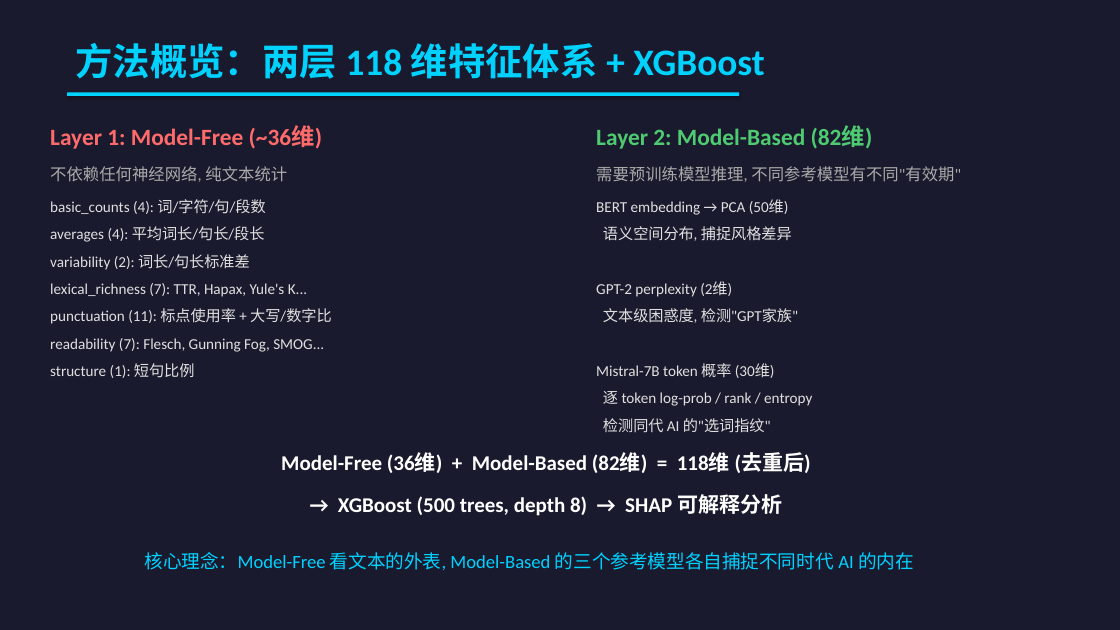
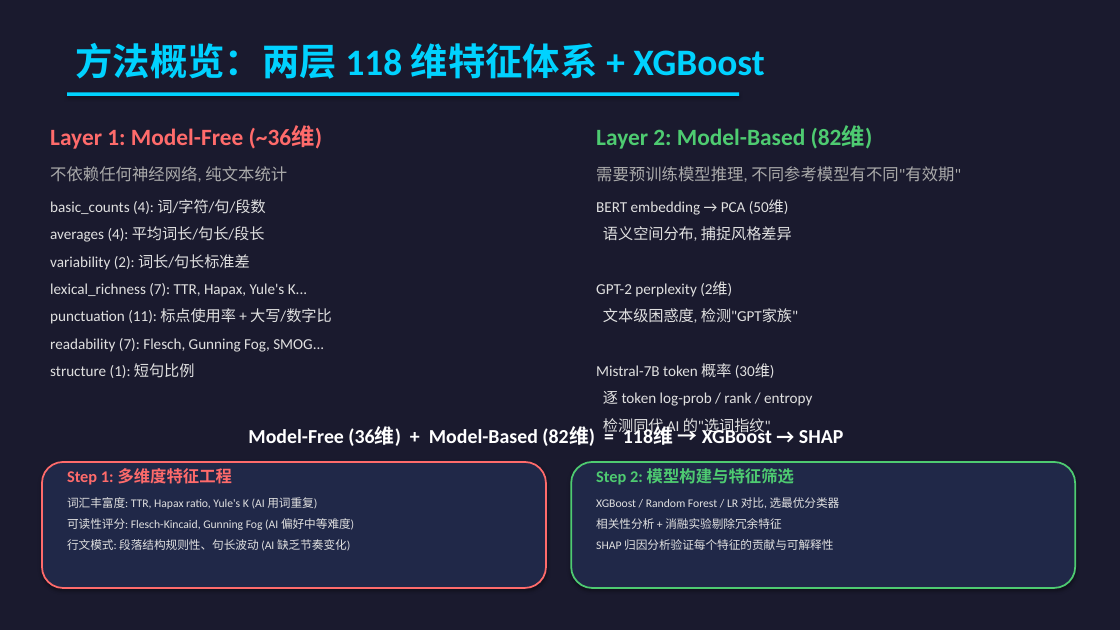
Before and after one commit to HaibinLai/HC3, a slide deck: slide 4 of reports/AIGC_Detection_Presentation.pptx. Drawn at 1120x630 pixels with LibreOffice and Linux fonts; fonts in the diff are those of the drawing. Boxes give left, top, right and bottom in pixels: in the first picture for what was removed or moved away, otherwise in the second. Text is boxed around its words. In the diff, an @@ line names an element or a change of style, - is before the commit and + after.

```diff
--- a/reports/AIGC_Detection_Presentation.pptx
+++ b/reports/AIGC_Detection_Presentation.pptx
@@ text at [248,427,844,446]: text changed; size 18 to 17 pt @@
-Model-Free (36维) + Model-Based (82维) = 118维 (去重后)
+Model-Free (36维) + Model-Based (82维) = 118维 → XGBoost → SHAP
@@ rounded rectangle added at [42,462,546,588], fill #202848, outline #FF6B6B 1.5 pt @@
@@ text added at [67,468,232,485], 14 pt, text #FF6B6B, bold @@
+Step 1: 多维度特征工程
@@ rounded rectangle added at [571,462,1075,588], fill #202848, outline #4ECB71 1.5 pt @@
@@ text added at [596,468,794,485], 14 pt, text #4ECB71, bold @@
+Step 2: 模型构建与特征筛选
@@ text added at [67,497,354,551], 10 pt, text #E0E0E0 @@
+词汇丰富度: TTR, Hapax ratio, Yule's K (AI 用词重复)
+可读性评分: Flesch-Kincaid, Gunning Fog (AI 偏好中等难度)
+行文模式: 段落结构规则性、句长波动 (AI 缺乏节奏变化)
@@ text removed at [338,494,782,516] @@
-→ XGBoost (500 trees, depth 8) → SHAP 可解释分析
@@ text added at [596,497,840,550], 10 pt, text #E0E0E0 @@
+XGBoost / Random Forest / LR 对比, 选最优分类器
+相关性分析 + 消融实验剔除冗余特征
+SHAP 归因分析验证每个特征的贡献与可解释性
@@ text removed at [145,552,914,570] @@
-核心理念：Model-Free 看文本的外表, Model-Based 的三个参考模型各自捕捉不同时代 AI 的内在
```
Also in this commit, not shown: 1 other slide changed, 1 other file.
